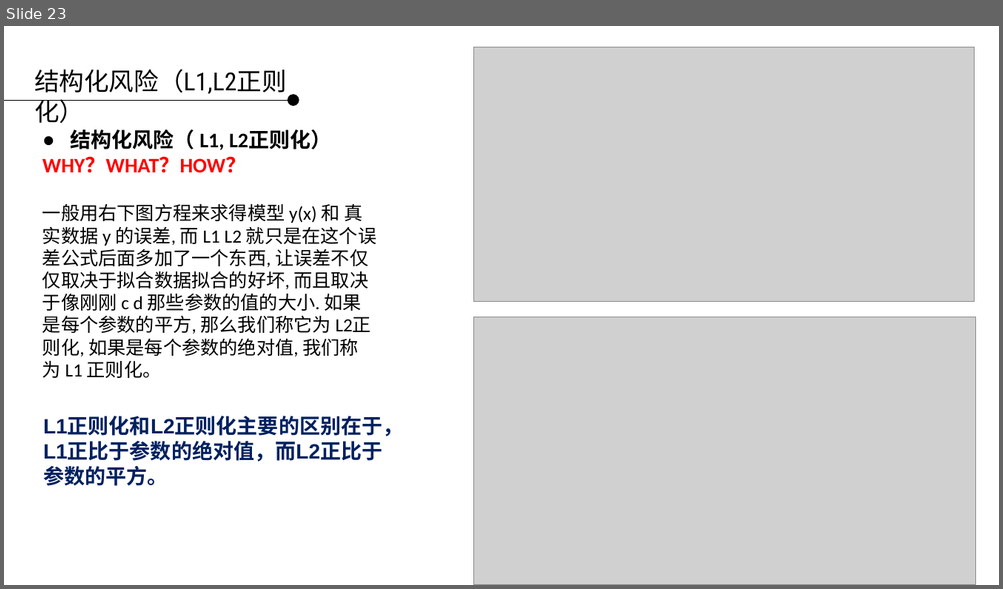
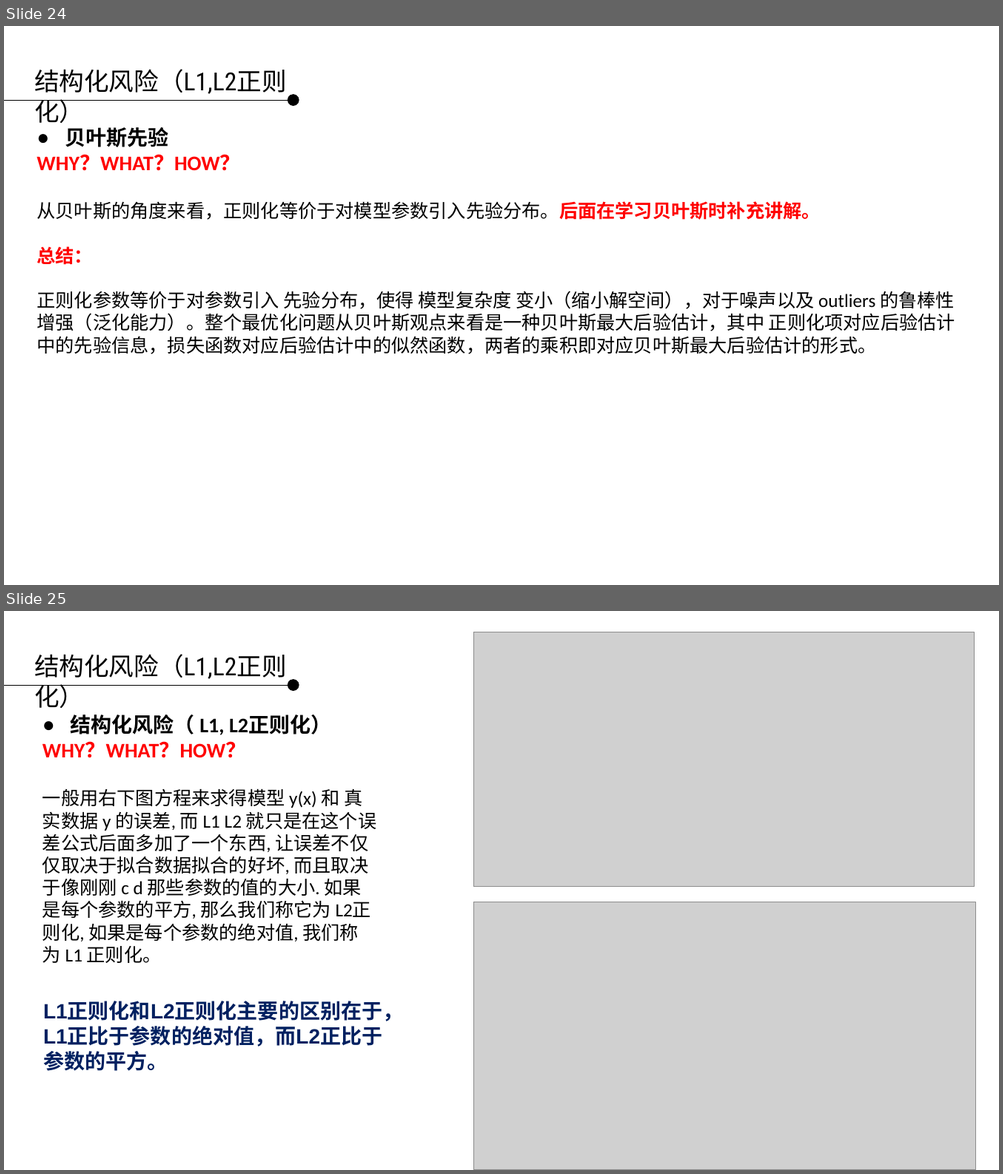
Before and after one commit to applepip/Big_Data, a slide deck: 产品大数据分析与建模/大数据分析与建模 - 函数与概念 第二-2讲 - 补充.pptx. Shown one above the other, each under a label of ours: slide 23 before the commit, slides 24 and 25 after it. The pictures are 1003x589 and 1003x1174 pixels, drawn with LibreOffice and Linux fonts; fonts in the diff are those of the drawing; grey boxes stand for pictures; background and template pictures are left out. Boxes give left, top, right and bottom in pixels: in the first picture for what was removed or moved away, otherwise in the second. Text is boxed around its words. In the diff, an @@ line names an element or a change of style, - is before the commit and + after.

```diff
--- a/产品大数据分析与建模/大数据分析与建模 - 函数与概念 第二-2讲 - 补充.pptx
+++ b/产品大数据分析与建模/大数据分析与建模 - 函数与概念 第二-2讲 - 补充.pptx
@@ slide 24 added at box(4, 26, 999, 585), background picture (left out) @@
@@ text added at box(34, 69, 287, 94), 24 pt, text #000000 @@
+结构化风险（L1,L2正则化）
@@ line added from (4, 100) to (287, 100), #000000 0.75 pt @@
@@ ellipse added at box(287, 95, 299, 107), fill #000000 @@
@@ text added at box(37, 127, 955, 355), 18 pt, text #000000 @@
+● 贝叶斯先验
+WHY？WHAT？HOW？
+从贝叶斯的角度来看，正则化等价于对模型参数引入先验分布。后面在学习贝叶斯时补充讲解。
+总结：
+正则化参数等价于对参数引入 先验分布，使得 模型复杂度 变小（缩小解空间），对于噪声以及 outliers 的鲁棒性增强（泛化能力）。整个最优化问题从贝叶斯观点来看是一种贝叶斯最大后验估计，其中 正则化项对应后验估计中的先验信息，损失函数对应后验估计中的似然函数，两者的乘积即对应贝叶斯最大后验估计的形式。
@@ what was slide 23 is now slide 25 @@
```
Also in this commit, not shown: 1 slide changed, 1 other slide added.
